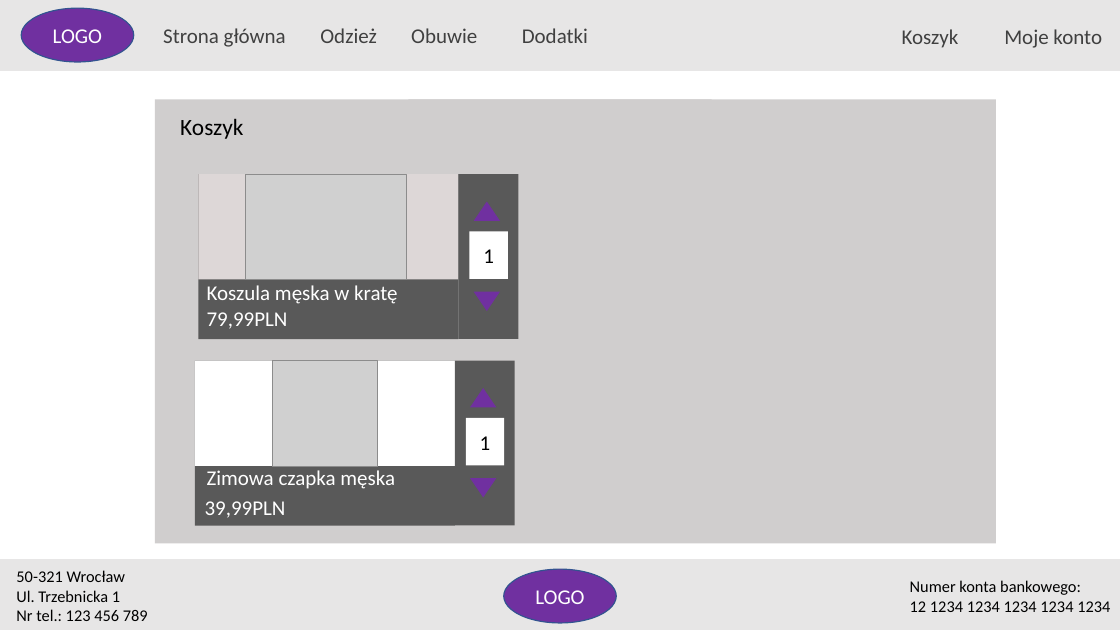
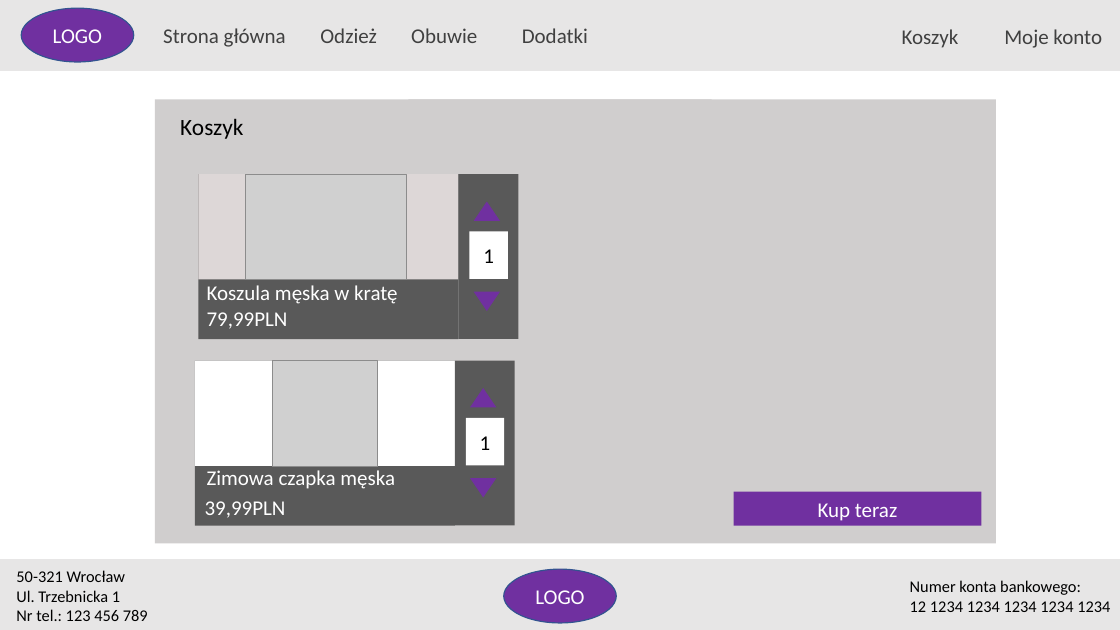
Before and after one commit to szymeq17/Uni, a slide deck: slide 4 of Kurs WWW/Lista 13/prototyp.pptx (slide 3 before the commit). Drawn at 1120x630 pixels with LibreOffice and Linux fonts; fonts in the diff are those of the drawing; grey boxes stand for pictures. Boxes give left, top, right and bottom in pixels: in the first picture for what was removed or moved away, otherwise in the second. Text is boxed around its words. In the diff, an @@ line names an element or a change of style, - is before the commit and + after.

```diff
--- a/Kurs WWW/Lista 13/prototyp.pptx
+++ b/Kurs WWW/Lista 13/prototyp.pptx
@@ rectangle added at (x1=734, y1=492, x2=981, y2=525), fill #7030A0, 18 pt, text #FFFFFF @@
+Kup teraz
```
Also in this commit, not shown: 7 other slides changed, 3 slides added, 22 other files.
